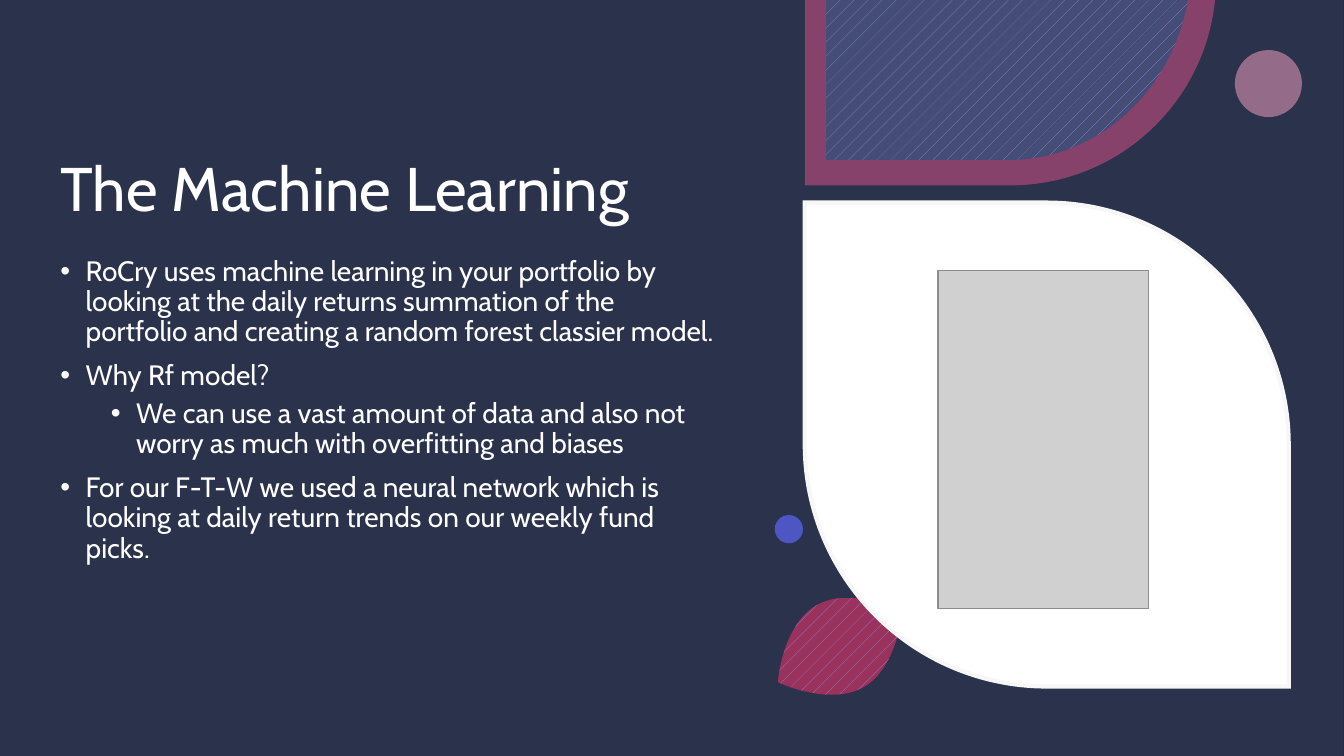
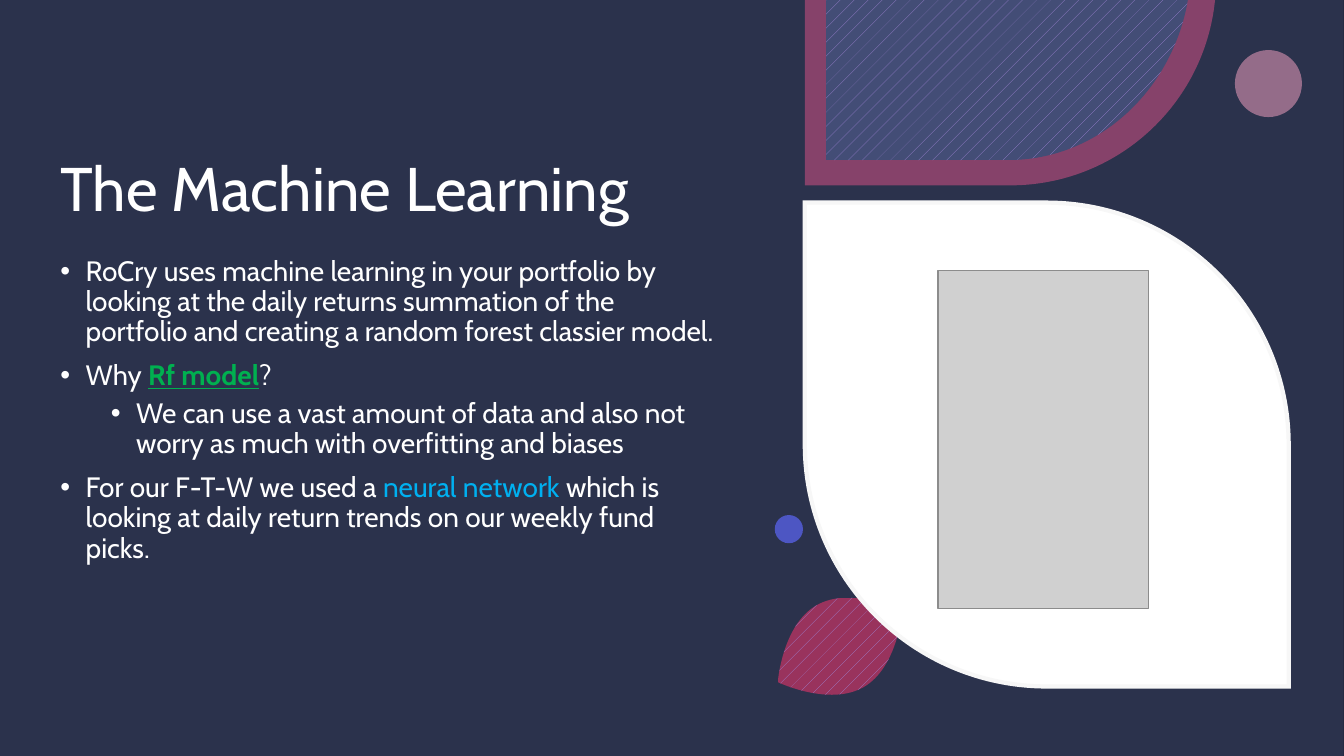
Before and after one commit to toniahurst/project_2, a slide deck: slide 3 of RoCry.pptx. Drawn at 1344x756 pixels with LibreOffice and Linux fonts; fonts in the diff are those of the drawing; grey boxes stand for pictures; background and template pictures are left out. Boxes give left, top, right and bottom in pixels: in the first picture for what was removed or moved away, otherwise in the second. Text is boxed around its words. In the diff, an @@ line names an element or a change of style, - is before the commit and + after.

```diff
--- a/RoCry.pptx
+++ b/RoCry.pptx
@@ text at (86,364,660,564): text colour #FFFFFF to #00B050, bold on, underline on in "Rf model?"; text colour #FFFFFF to #00B0F0 in "neural network" @@
```
Also in this commit, not shown: 3 other slides changed, 2 slides added.
